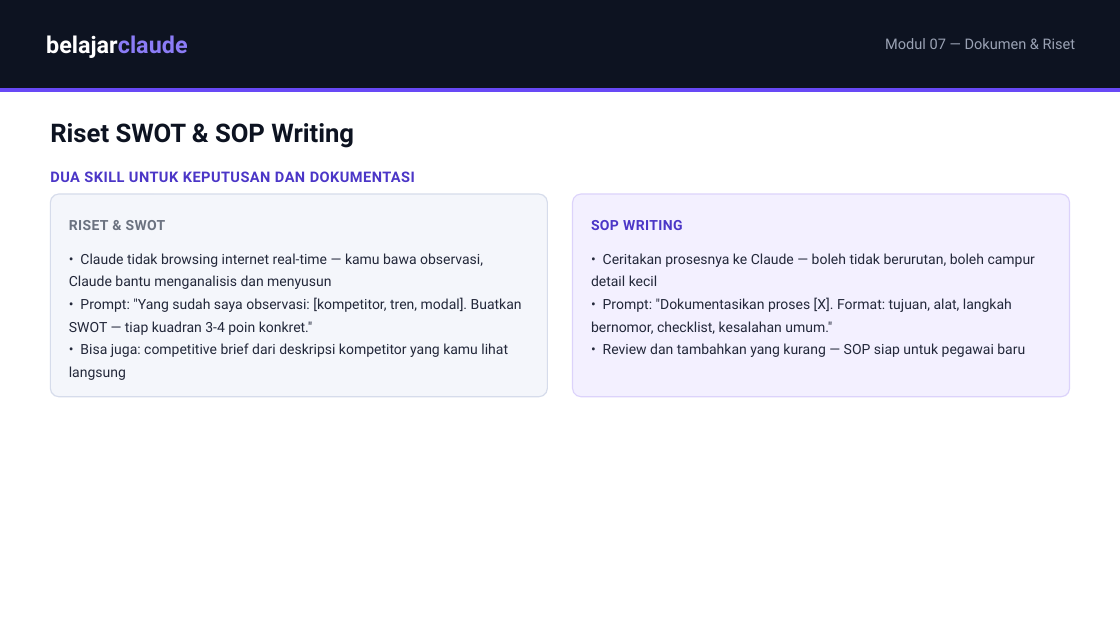
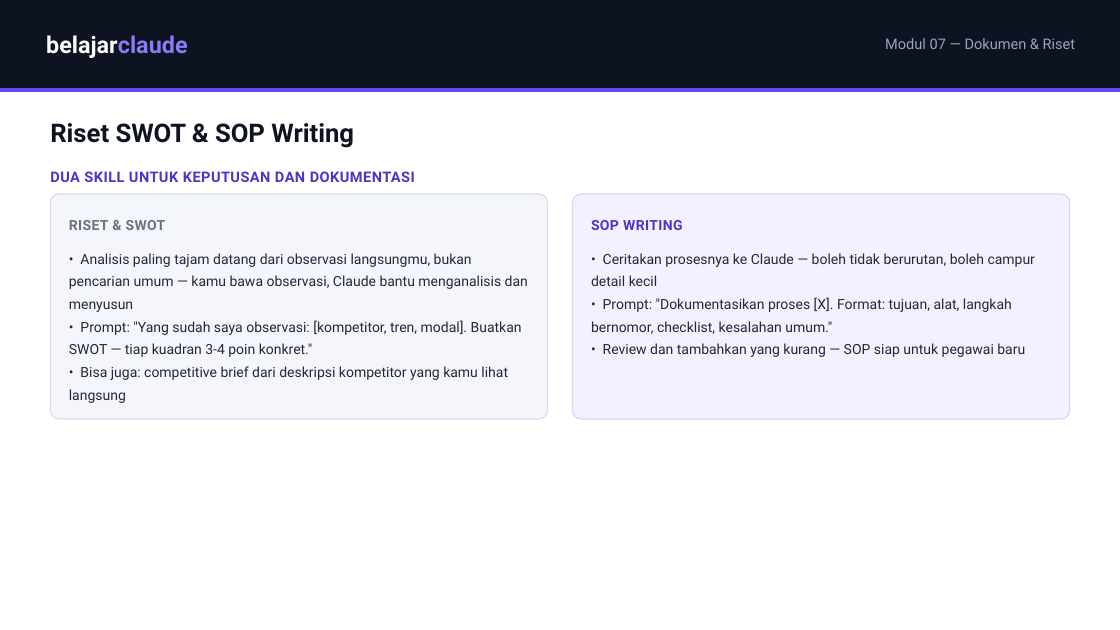
Before and after one commit to juliautomo/belajar-claude, a slide deck: slide 5 of K2-Produktivitas/M07-Dokumen-Riset/K2-M07-Dokumen-Riset.pptx. Drawn at 1120x630 pixels with LibreOffice and Linux fonts; fonts in the diff are those of the drawing. Boxes give left, top, right and bottom in pixels: in the first picture for what was removed or moved away, otherwise in the second. Text is boxed around its words. In the diff, an @@ line names an element or a change of style, - is before the commit and + after.

Commit message:
M7: fix inaccurate Claude web-browsing claim in SWOT section (HTML+PDF+PPT); CONTEXT.md checkpoint 28

```diff
--- a/K2-Produktivitas/M07-Dokumen-Riset/K2-M07-Dokumen-Riset.pptx
+++ b/K2-Produktivitas/M07-Dokumen-Riset/K2-M07-Dokumen-Riset.pptx
@@ rounded rectangle: place and size @@
-rounded rectangle at (50, 194, 548, 397)
+rounded rectangle at (50, 194, 548, 419)
@@ rounded rectangle at (50, 194, 548, 419): proportions changed @@
@@ rounded rectangle at (573, 194, 1070, 419): proportions changed @@
@@ rounded rectangle: place and size @@
-rounded rectangle at (573, 194, 1070, 397)
+rounded rectangle at (573, 194, 1070, 419)
@@ text at (69, 253, 528, 312): text changed @@
-• Claude tidak browsing internet real-time — kamu bawa observasi, Claude bantu menganalisis dan menyusun
+• Analisis paling tajam datang dari observasi langsungmu, bukan pencarian umum — kamu bawa observasi, Claude bantu menganalisis dan menyusun
```
Also in this commit, not shown: 2 other files.
